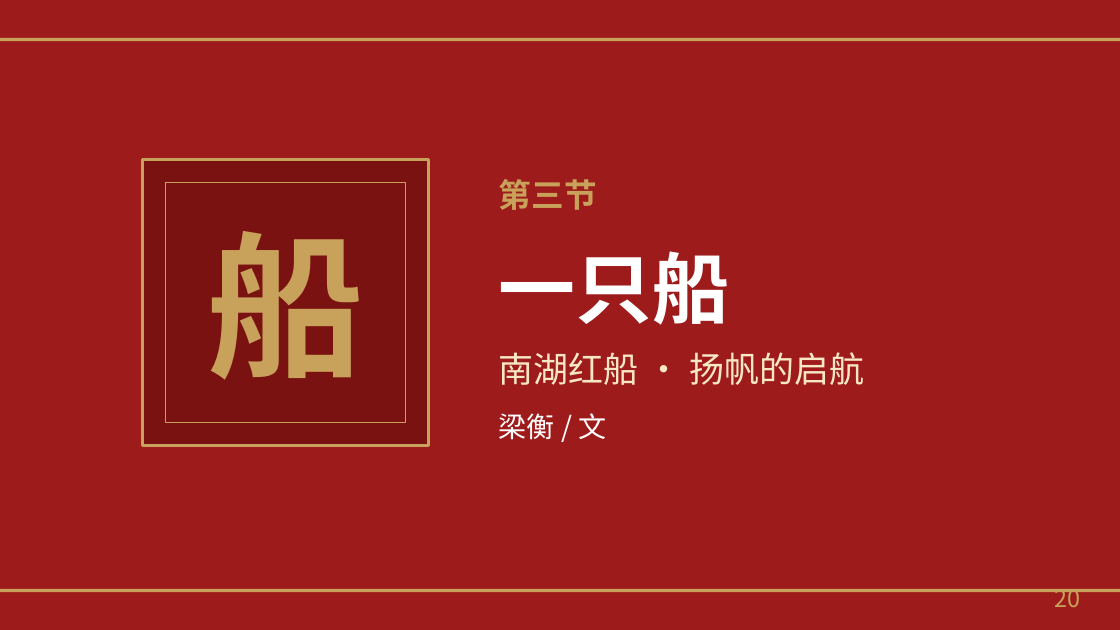
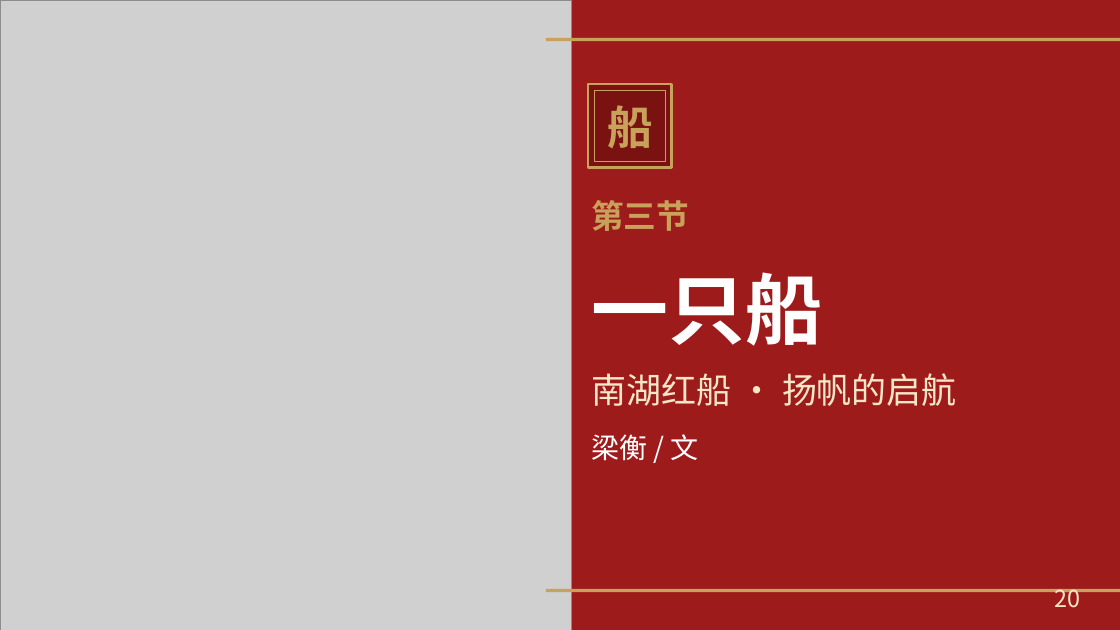
Before and after one commit to shyboy/studyh5, a slide deck: slide 20 of 09.望山河读书分享/《望山河》读书分享（30分钟版）.pptx. Drawn at 1120x630 pixels with LibreOffice and Linux fonts; fonts in the diff are those of the drawing; grey boxes stand for pictures. Boxes give left, top, right and bottom in pixels: in the first picture for what was removed or moved away, otherwise in the second. Text is boxed around its words. In the diff, an @@ line names an element or a change of style, - is before the commit and + after.

```diff
--- a/09.望山河读书分享/《望山河》读书分享（30分钟版）.pptx
+++ b/09.望山河读书分享/《望山河》读书分享（30分钟版）.pptx
@@ picture added at (x1=0, y1=0, x2=571, y2=630) @@
@@ rectangle removed at (x1=0, y1=38, x2=1120, y2=41) @@
@@ rectangle resized from (x1=0, y1=589, x2=1120, y2=592) to (x1=546, y1=38, x2=1120, y2=41) @@
@@ text "船" moved from (x1=207, y1=231, x2=363, y2=380) to (x1=607, y1=105, x2=653, y2=148) @@
@@ text "船" at (x1=607, y1=105, x2=653, y2=148): size 134 to 39 pt @@
@@ rectangle resized from (x1=166, y1=182, x2=406, y2=423) to (x1=588, y1=84, x2=672, y2=168) @@
@@ rectangle at (x1=588, y1=84, x2=672, y2=168): fill none to #7A1212; outline #C8A15A 1 pt to #C8A15A 2.5 pt @@
@@ rectangle added at (x1=595, y1=91, x2=665, y2=161), outline #C8A15A 1 pt @@
@@ rectangle removed at (x1=143, y1=160, x2=429, y2=445) @@
@@ text "第三节" moved from (x1=499, y1=179, x2=597, y2=210) to (x1=591, y1=200, x2=689, y2=231) @@
@@ text "一只船" moved from (x1=499, y1=251, x2=730, y2=325) to (x1=591, y1=272, x2=822, y2=346) @@
@@ text "南湖红船 · 扬帆的启航" moved from (x1=499, y1=352, x2=865, y2=385) to (x1=591, y1=373, x2=957, y2=406) @@
@@ text "梁衡 / 文" moved from (x1=499, y1=413, x2=606, y2=440) to (x1=591, y1=434, x2=699, y2=461) @@
@@ rectangle added at (x1=546, y1=589, x2=1120, y2=592), fill #C8A15A @@
@@ text "20" at (x1=1054, y1=589, x2=1080, y2=608): text colour #C8A15A to #F7E7C6 @@
```
Also in this commit, not shown: 24 other slides changed, 1 slide added, 2 other files.
